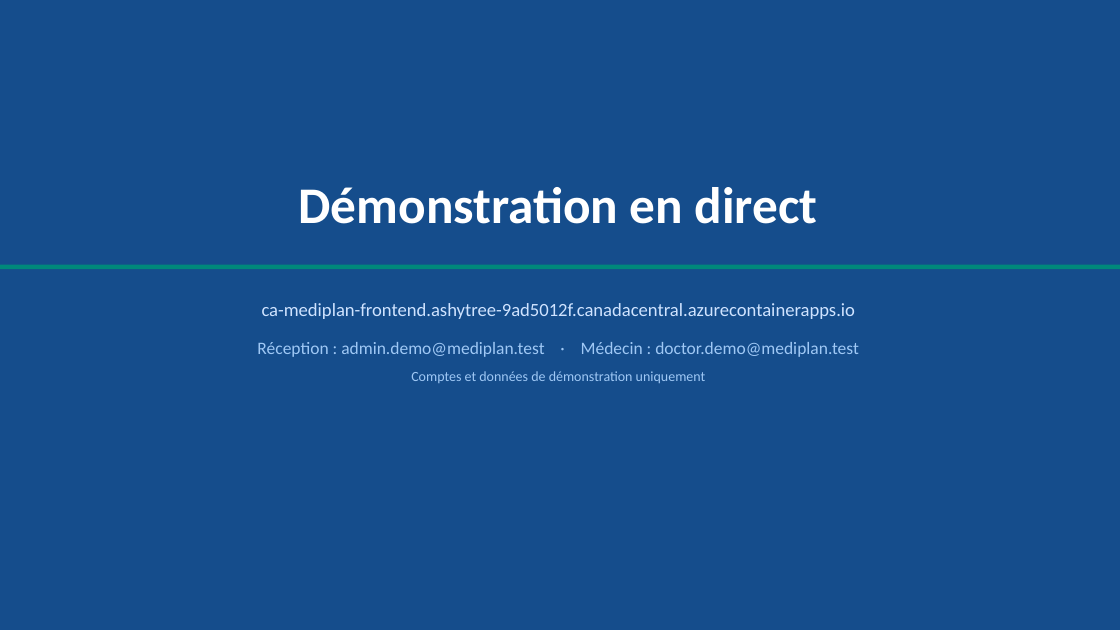
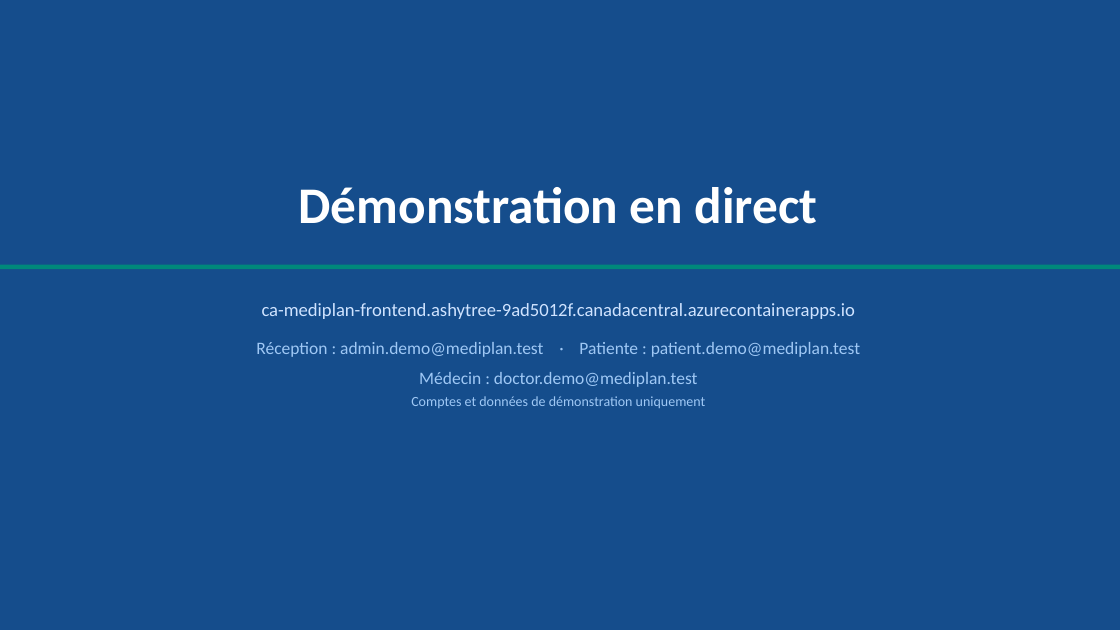
Before and after one commit to soultaka19/mediplan, a slide deck: slide 9 of docs/presentation/MediPlan-Presentation-Finale.pptx. Drawn at 1120x630 pixels with LibreOffice and Linux fonts; fonts in the diff are those of the drawing. Boxes give left, top, right and bottom in pixels: in the first picture for what was removed or moved away, otherwise in the second. Text is boxed around its words. In the diff, an @@ line names an element or a change of style, - is before the commit and + after.

```diff
--- a/docs/presentation/MediPlan-Presentation-Finale.pptx
+++ b/docs/presentation/MediPlan-Presentation-Finale.pptx
@@ text at bbox=[256, 342, 860, 387]: text changed @@
-Réception : admin.demo@mediplan.test · Médecin : doctor.demo@mediplan.test
+Réception : admin.demo@mediplan.test · Patiente : patient.demo@mediplan.test
+Médecin : doctor.demo@mediplan.test
```
Also in this commit, not shown: 4 other slides changed, 1 other file.
